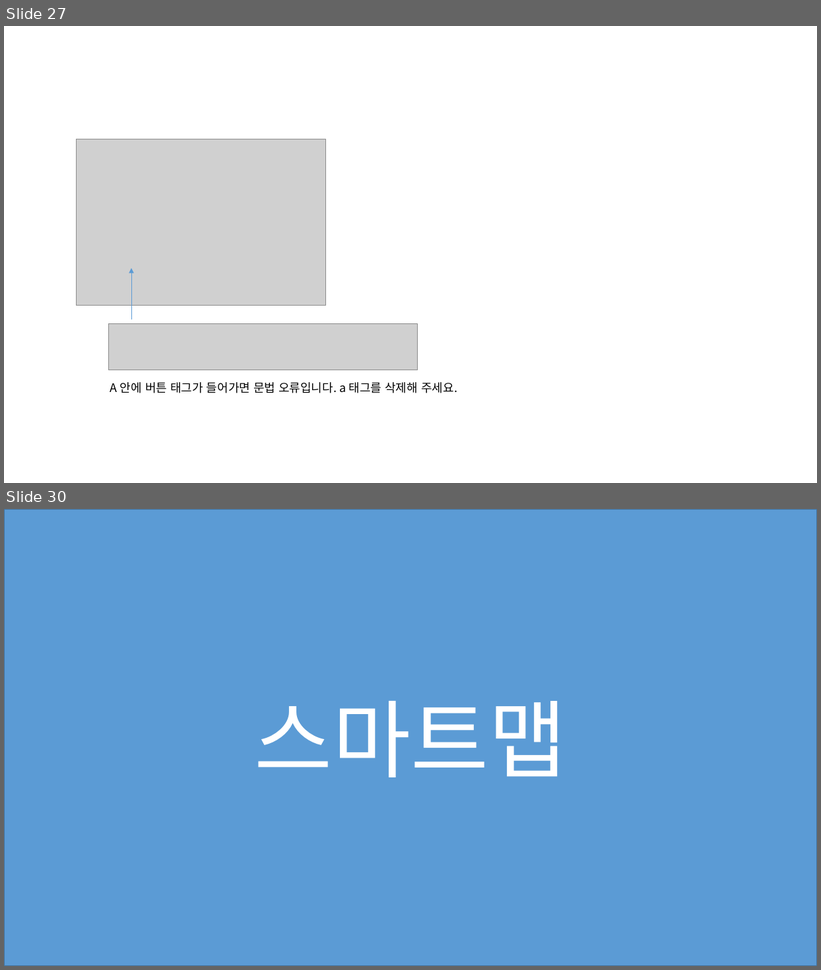
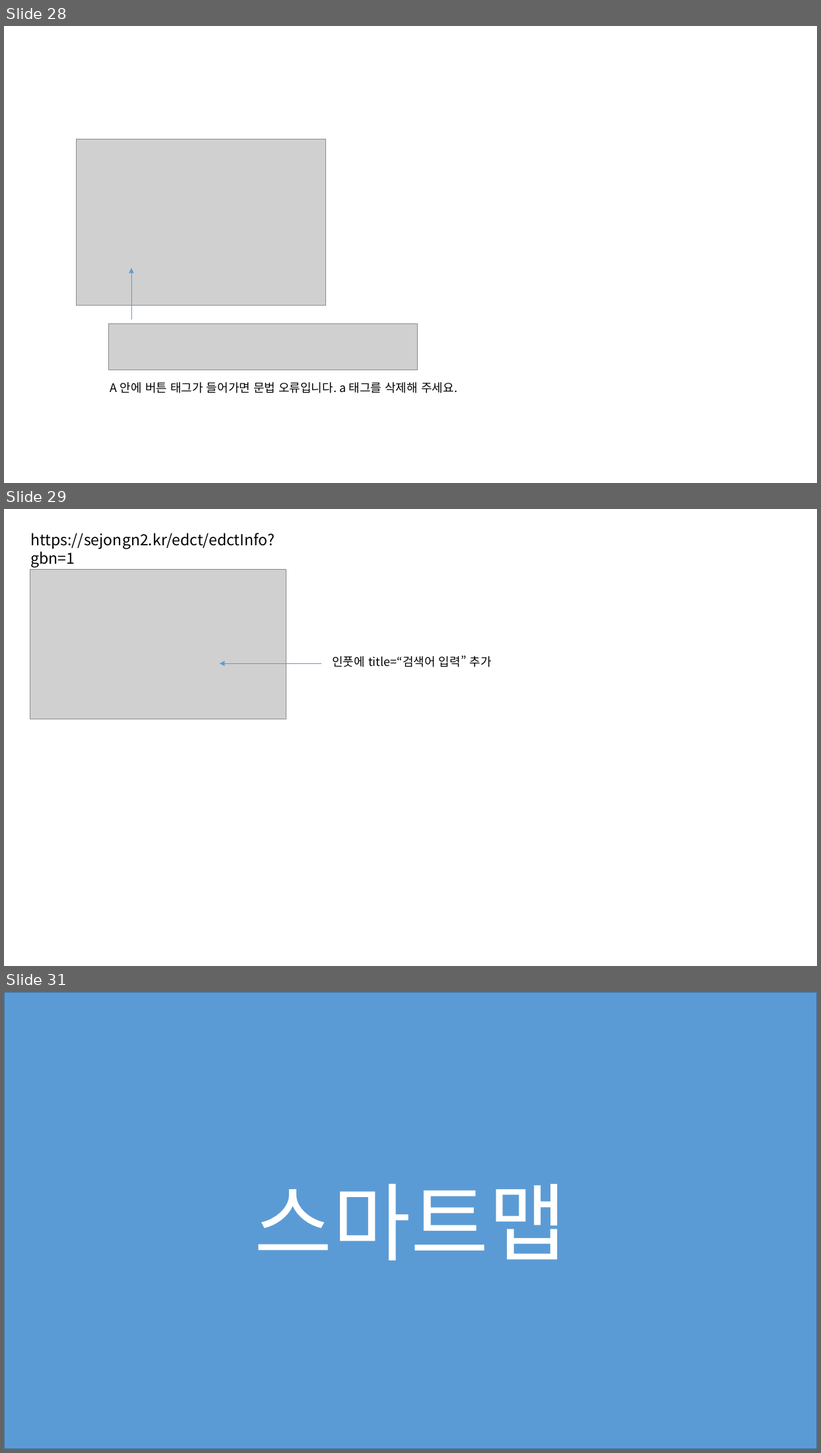
Before and after one commit to jeoungGyy/sejong, a slide deck: ppt/웹접근성 오류 체크(운영).pptx. Shown one above the other, each under a label of ours: slides 27 and 30 before the commit, slides 28, 29 and 31 after it; the slides between them are not shown. The pictures are 821x970 and 821x1453 pixels, drawn with LibreOffice and Linux fonts; fonts in the diff are those of the drawing; grey boxes stand for pictures. Boxes give left, top, right and bottom in pixels: in the first picture for what was removed or moved away, otherwise in the second. Text is boxed around its words. In the diff, an @@ line names an element or a change of style, - is before the commit and + after.

Commit message:
웹접근성 오류 체크(운영) 추가

```diff
--- a/ppt/웹접근성 오류 체크(운영).pptx
+++ b/ppt/웹접근성 오류 체크(운영).pptx
@@ slide 29 added at (x1=4, y1=509, x2=817, y2=966), background #FFFFFF @@
@@ text added at (x1=31, y1=533, x2=275, y2=568), 18 pt, text #000000 @@
+https://sejongn2.kr/edct/edctInfo?gbn=1
@@ picture added at (x1=30, y1=569, x2=286, y2=720) @@
@@ arrow added from (321, 664) to (220, 664), #5B9BD5 0.5 pt @@
@@ text added at (x1=332, y1=656, x2=492, y2=667), 14 pt, text #000000 @@
+인풋에 title=“검색어 입력” 추가
@@ what was slide 27 is now slide 28 @@
@@ what was slide 30 is now slide 31 @@
```
Also in this commit, not shown: 1 other slide added, 1 slide removed, 1 other file.
